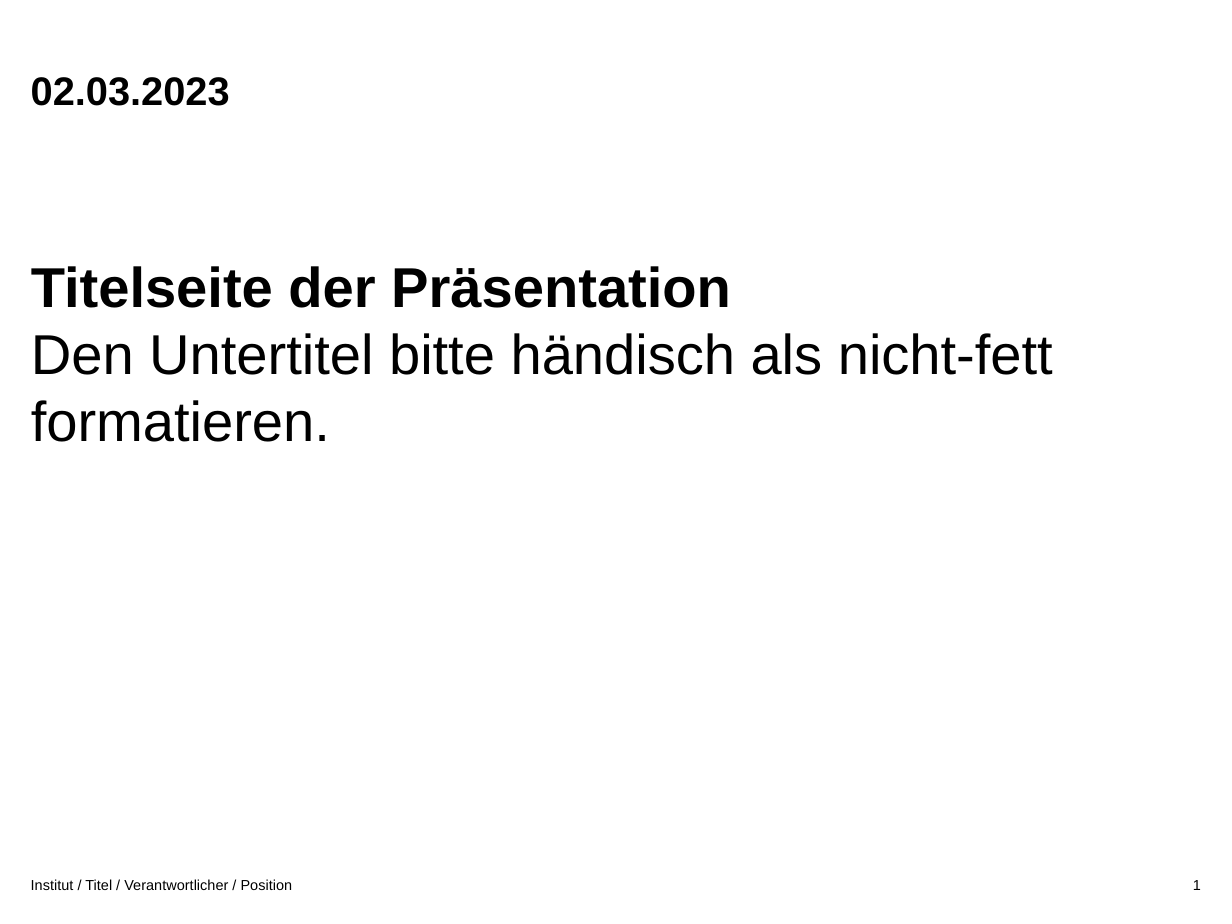
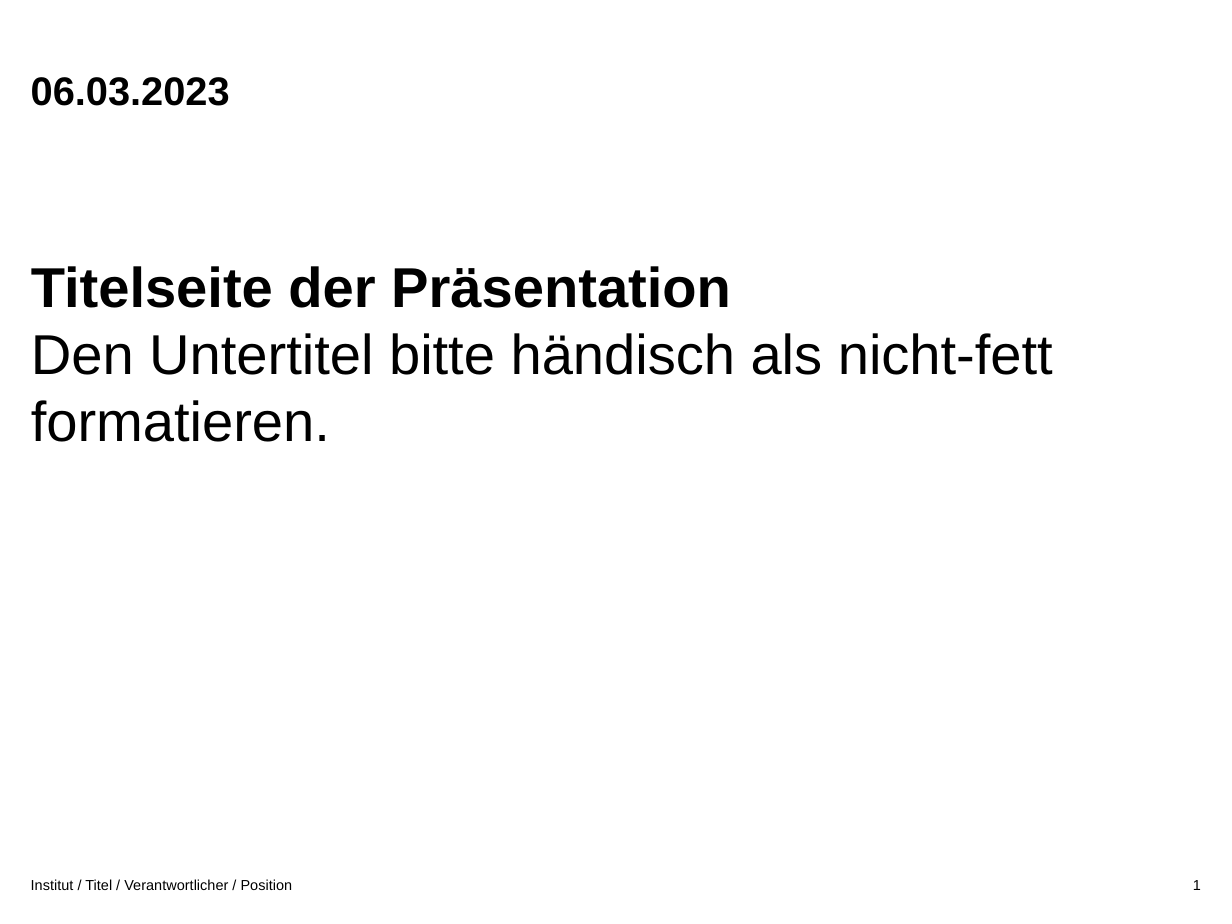
Before and after one commit to gsindlinger/IDSTA-Text-Miners, a slide deck: slide 1 of graphics.pptx. Drawn at 1232x924 pixels with LibreOffice and Linux fonts; fonts in the diff are those of the drawing; background and template pictures are left out. Boxes give left, top, right and bottom in pixels: in the first picture for what was removed or moved away, otherwise in the second. Text is boxed around its words. In the diff, an @@ line names an element or a change of style, - is before the commit and + after.

```diff
--- a/graphics.pptx
+++ b/graphics.pptx
@@ text at [31,77,230,106]: text changed @@
-02.03.2023
+06.03.2023
```
Also in this commit, not shown: 1 other slide changed, 12 other files.
